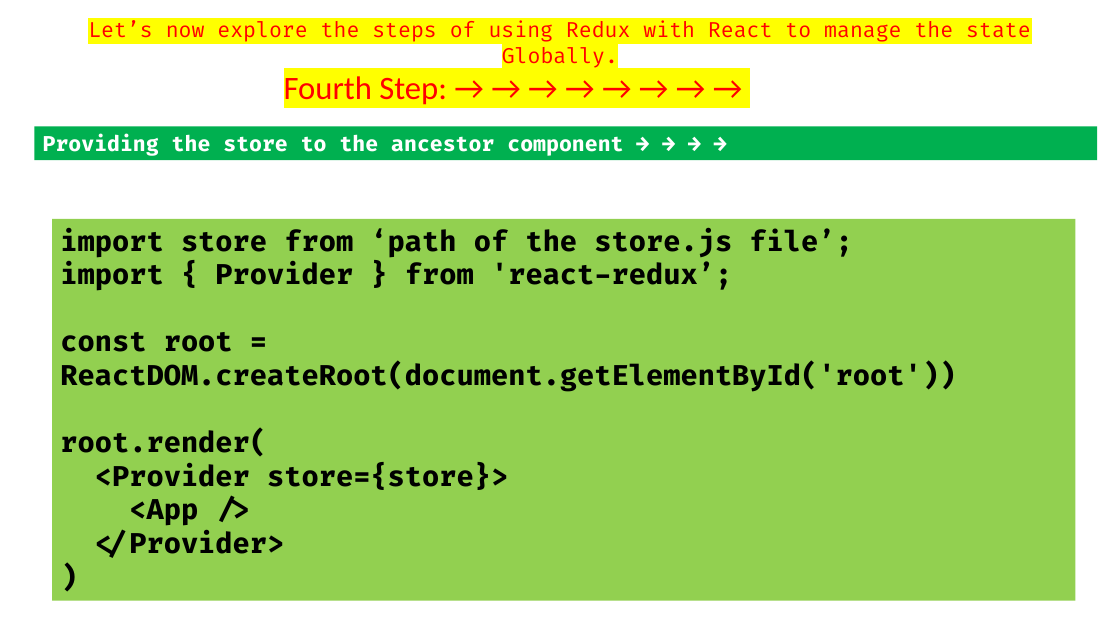
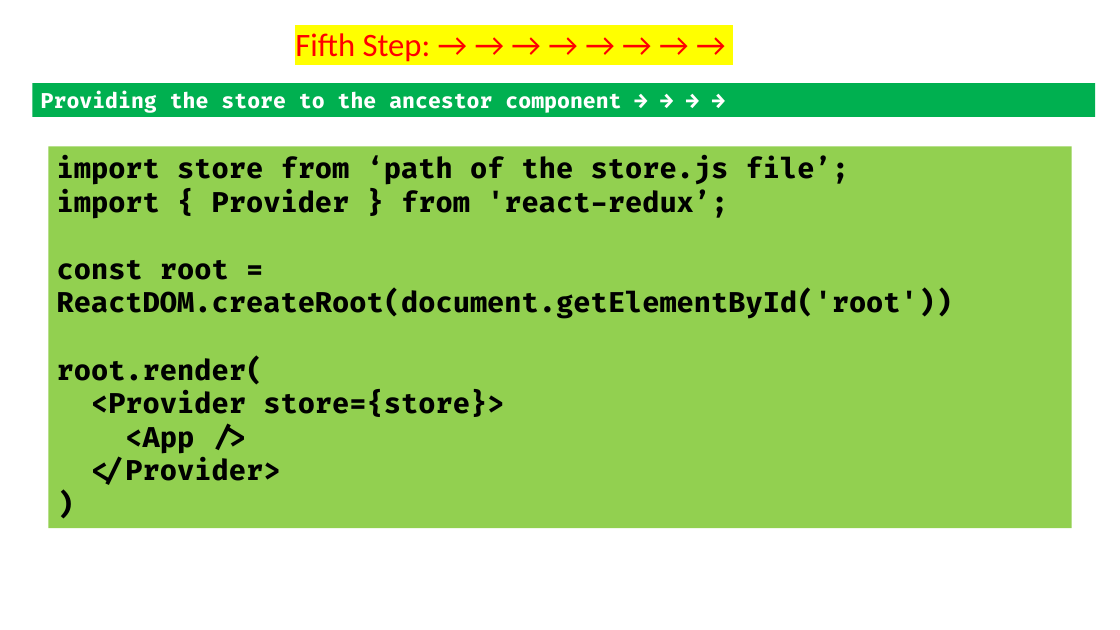
Before and after one commit to Arindam300695/My_Notes, a slide deck: slide 7 of React-Redux Tutorial.pptx (slide 6 before the commit). Drawn at 1120x630 pixels with LibreOffice and Linux fonts; fonts in the diff are those of the drawing. Boxes give left, top, right and bottom in pixels: in the first picture for what was removed or moved away, otherwise in the second. Text is boxed around its words. In the diff, an @@ line names an element or a change of style, - is before the commit and + after.

```diff
--- a/React-Redux Tutorial.pptx
+++ b/React-Redux Tutorial.pptx
@@ text removed at bbox=[88, 20, 1031, 42] @@
-Let’s now explore the steps of using Redux with React to manage the state Globally.
@@ text at bbox=[295, 33, 431, 62]: text changed @@
-Fourth Step: → → → → → → → →
+Fifth Step: → → → → → → → →
@@ rectangle "Providing the store to the ...": place and size @@
-rectangle "Providing the store to the ..." at bbox=[34, 126, 1097, 160]
+rectangle "Providing the store to the ..." at bbox=[33, 83, 1096, 117]
@@ rectangle "import store from ‘path of ...": place and size @@
-rectangle "import store from ‘path of ..." at bbox=[52, 219, 1075, 601]
+rectangle "import store from ‘path of ..." at bbox=[49, 146, 1072, 528]
```
Also in this commit, not shown: 4 other slides changed, 1 slide added, 1 other file.
